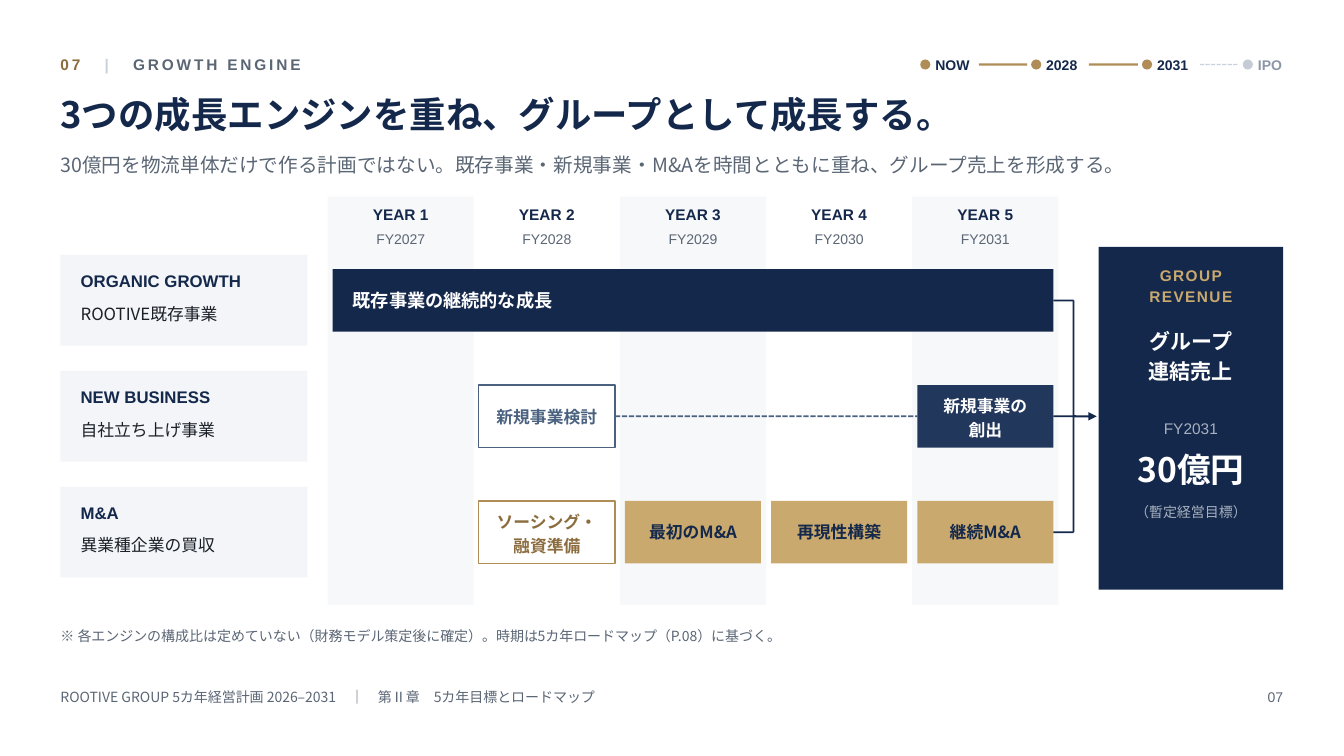
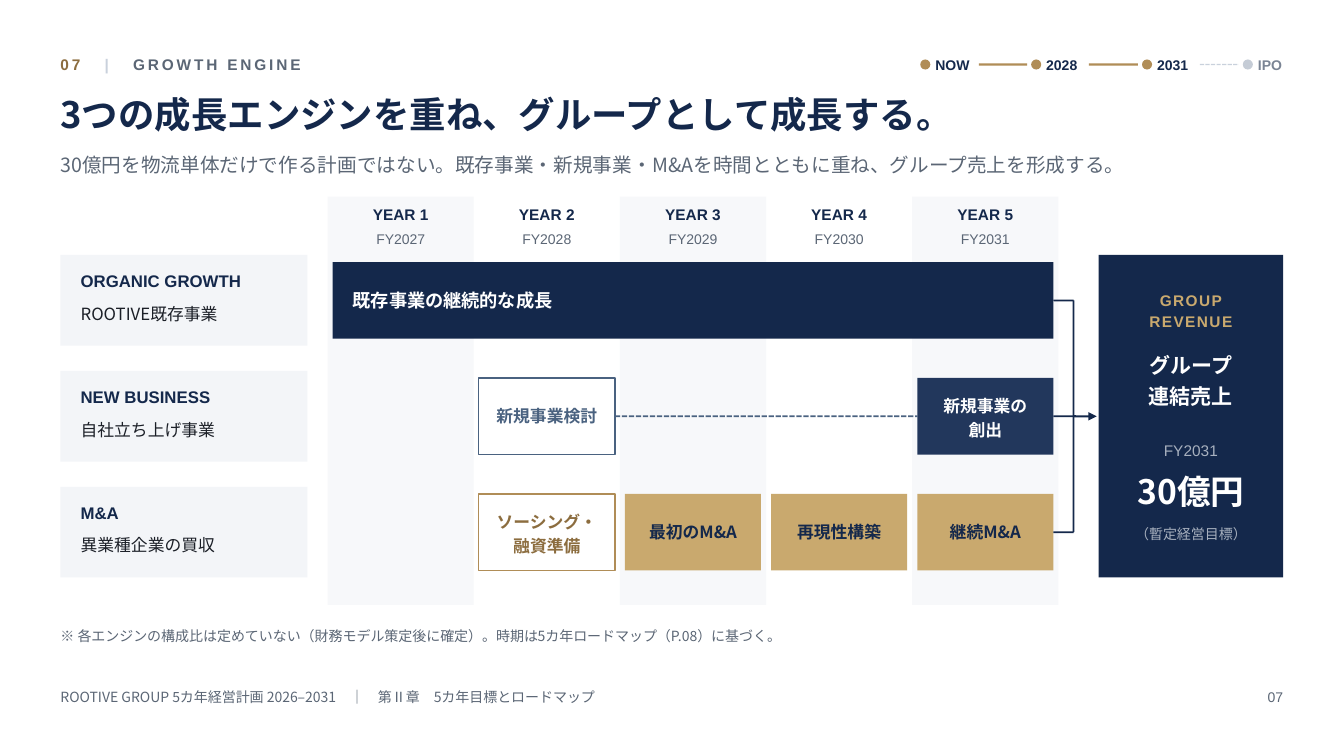
Before and after one commit to rootivebiz-create/ROOTIVE, a slide deck: slide 7 of docs/management-plan/ROOTIVE_GROUP_5year_plan_2026-2031.pptx. Drawn at 1344x756 pixels with LibreOffice and Linux fonts; fonts in the diff are those of the drawing. Boxes give left, top, right and bottom in pixels: in the first picture for what was removed or moved away, otherwise in the second. Text is boxed around its words. In the diff, an @@ line names an element or a change of style, - is before the commit and + after.

```diff
--- a/docs/management-plan/ROOTIVE_GROUP_5year_plan_2026-2031.pptx
+++ b/docs/management-plan/ROOTIVE_GROUP_5year_plan_2026-2031.pptx
@@ text "IPO" at <box>1258,60,1282,70</box>: text colour #8C96A6 to #7A8494 @@
@@ rectangle: place and size @@
-rectangle at <box>333,269,1054,332</box>
+rectangle at <box>333,262,1054,339</box>
@@ rectangle: place and size @@
-rectangle at <box>1099,247,1284,590</box>
+rectangle at <box>1099,255,1284,578</box>
@@ 3 texts: place and size @@
-3 texts at <box>1149,270,1233,434</box>
+3 texts at <box>1149,295,1233,456</box>
@@ rectangle "新規事業検討": place and size @@
-rectangle "新規事業検討" at <box>479,385,615,448</box>
+rectangle "新規事業検討" at <box>479,378,615,455</box>
@@ rectangle "新規事業の": place and size @@
-rectangle "新規事業の" at <box>918,385,1054,448</box>
+rectangle "新規事業の" at <box>918,378,1054,455</box>
@@ text "30億円": place and size @@
-text "30億円" at <box>1137,453,1244,485</box>
+text "30億円" at <box>1137,475,1244,507</box>
@@ rectangle "ソーシング・": place and size @@
-rectangle "ソーシング・" at <box>479,501,615,564</box>
+rectangle "ソーシング・" at <box>479,494,615,571</box>
@@ rectangle "最初のM&A": place and size @@
-rectangle "最初のM&A" at <box>625,501,761,564</box>
+rectangle "最初のM&A" at <box>625,494,761,571</box>
@@ rectangle "再現性構築": place and size @@
-rectangle "再現性構築" at <box>771,501,907,564</box>
+rectangle "再現性構築" at <box>771,494,907,571</box>
@@ rectangle "継続M&A": place and size @@
-rectangle "継続M&A" at <box>918,501,1054,564</box>
+rectangle "継続M&A" at <box>918,494,1054,571</box>
@@ text "（暫定経営目標）": place and size @@
-text "（暫定経営目標）" at <box>1135,505,1247,518</box>
+text "（暫定経営目標）" at <box>1135,527,1247,540</box>
```
Also in this commit, not shown: 20 other slides changed, 2 other files.
